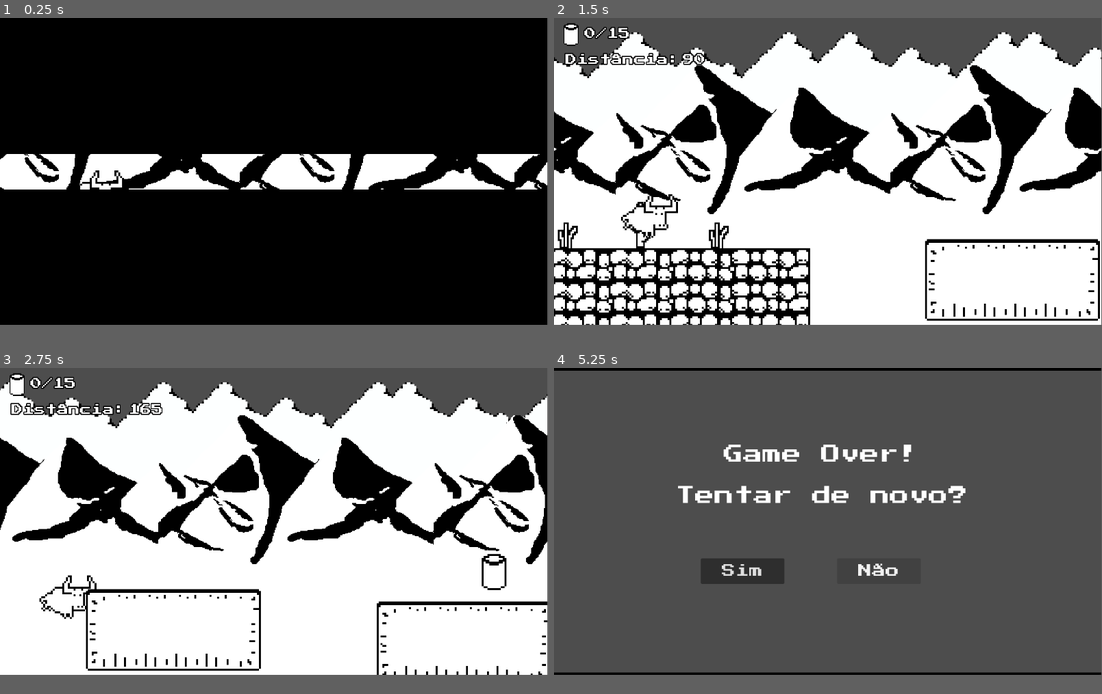
Above: before the commit, frames 1-4 (two rows, left to right).
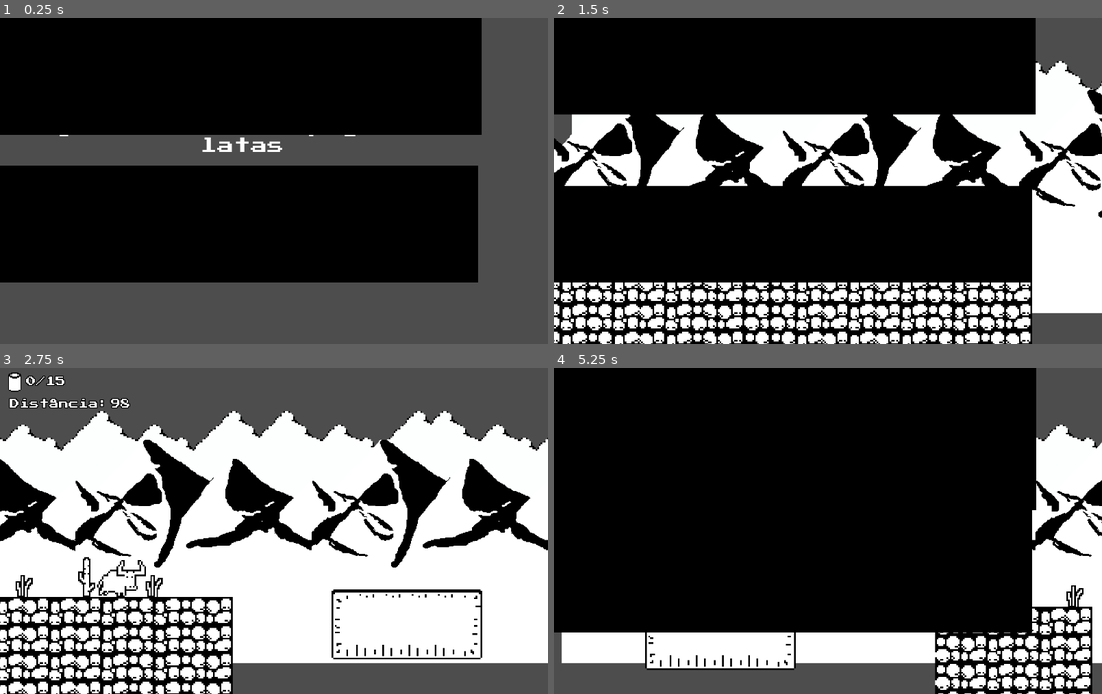
Above: after the commit, the same moments.

Repository: TaubatexasRobotics/new-crazy-bull
Game: Godot game, scene res://scenes/main_menu.tscn
The game is run twice, just before and just after one commit, with the same random seed, the same clock (stepped at 60 frames per second) and the same inputs. Before the commit the project starts from res://scenes/level.tscn.
Inputs (mouse positions are in pixels of both pictures, inside the frame that each line leads up to):
- Up to frame 1 (0.25 s): no input
- Up to frame 2 (1.5 s): click (795, 181) at 0.5 s, where only the run after the commit has a clickable "Jogar"; tap Enter (ui_accept) at 1.25 s; move the mouse to (948, 154) at 1.27 s; click (948, 154) at 1.42 s
- Up to frame 3 (2.75 s): tap Space (jump) at 1.52, 2.27 s; move the mouse to (164, 537) at 2.02 s; click (164, 537) at 2.17 s
- Up to frame 4 (5.25 s): move the mouse to (882, 452) at 2.77 s; click (882, 452) at 2.92 s; move the mouse to (800, 583) at 3.52 s; click (800, 583) at 3.67 s; tap Space (jump) at 3.77 s; click (740, 570) at 4.25 s, where only the run before the commit has a clickable "Sim"; click (877, 570) at 5 s, where only the run before the commit has a clickable "Não"
In our replay, the window is 799x449 before the commit and 800x477 after it. These sizes can differ from the game's own. Grey fills any space a smaller window leaves; there, only what the larger window draws over its background counts as a difference.

The runs differ from the first frame. In frame 1, 35% of the frame differs, in the area x 0-100%, y 0-95%; in frame 2, 70%; in frame 3, 39%; in frame 4, 91%, in the area x 0-100%, y 0-100%.

Commit message:
Setup export for Android (resolution)

Diff:
--- a/project.godot
+++ b/project.godot
@@ -15,9 +15,17 @@
 [application]
 
 config/name="New Crazy Bull"
-run/main_scene="res://scenes/level.tscn"
+run/main_scene="uid://bjxy0ee33wew8"
 config/features=PackedStringArray("4.6", "Forward Plus")
+boot_splash/bg_color=Color(0, 0, 0, 1)
+boot_splash/show_image=false
+boot_splash/use_filter=false
 config/icon="res://icon.svg"
+
+[display]
+
+window/size/viewport_width=1340
+window/size/viewport_height=800
 
 [input]
 
Not shown, changed: export_presets.cfg
